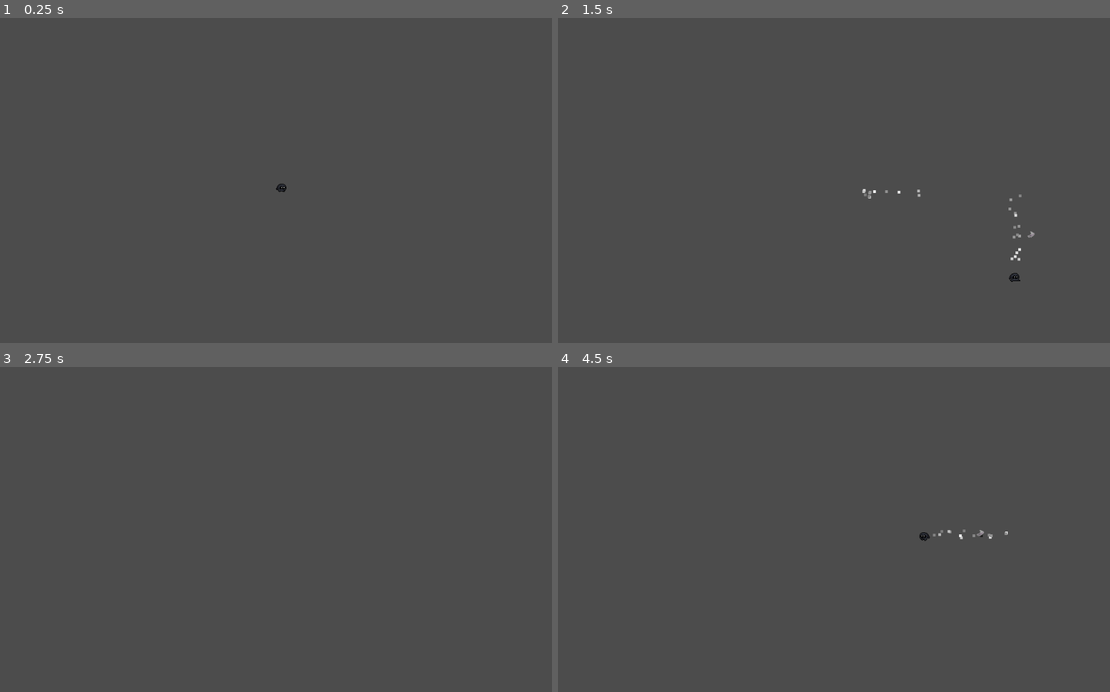
Above: before the commit, frames 1-4 (two rows, left to right).
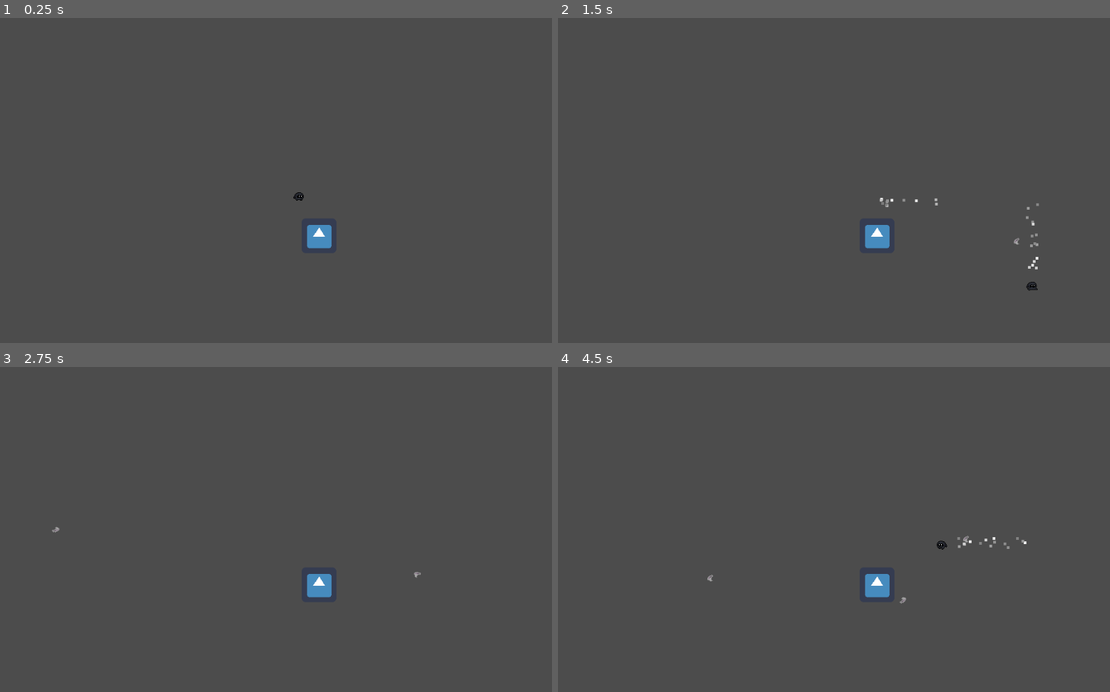
Above: after the commit, the same moments.

Repository: farbest/hatGame
Game: Godot game, scene res://TestScene.tscn
The game is run twice, just before and just after one commit, with the same random seed, the same clock (stepped at 60 frames per second) and the same inputs. The engine's default icon, where the game draws it, is replaced by a stand-in: a white triangle on a blue panel in a dark square.
Inputs (mouse positions are in pixels of both pictures, inside the frame that each line leads up to):
- Up to frame 1 (0.25 s): no input
- Up to frame 2 (1.5 s): move the mouse to (955, 164) at 0.52 s; hold Right (ui_right) 0.53-1.28 s; tap Space (dash) at 0.6, 1.35 s; click (955, 164) at 0.67 s; move the mouse to (718, 196) at 1.27 s; hold Down (ui_down) from 1.28 s (still down); click (718, 196) at 1.42 s
- Up to frame 3 (2.75 s): move the mouse to (331, 458) at 2.02 s; release Down (ui_down) at 2.03 s; hold Right (ui_right) from 2.03 s (still down); tap Space (dash) at 2.1 s; click (331, 458) at 2.17 s
- Up to frame 4 (4.5 s): move the mouse to (806, 594) at 2.77 s; release Right (ui_right) at 2.78 s; hold Up (ui_up) 2.78-3.53 s; tap Space (dash) at 2.85, 3.6, 4.35 s; click (806, 594) at 2.92 s; tap Enter at 3.5 s; move the mouse to (999, 578) at 3.52 s; hold Left (ui_left) from 3.53 s (still down); click (999, 578) at 3.67 s; move the mouse to (662, 480) at 4.27 s; click (662, 480) at 4.42 s

The runs differ from the first frame. In frame 1, 0.4% of the frame differs, in the area x 50-61%, y 51-71%; in frame 2, 0.7%, in the area x 55-88%, y 52-84%; in frame 3, 0.4%; in frame 4, 0.6%.
Error after the commit: Invalid get index 'area_shape_entered' (on base: 'Area2D'). (res://PlayerRelated/knife/Knife.gd:11)

Commit message:
Pre godot update

Diff:
--- a/Ennemies/BaseEnnemy/BaseEnnemyPreset.tscn
+++ b/Ennemies/BaseEnnemy/BaseEnnemyPreset.tscn
@@ -1,8 +1,10 @@
-[gd_scene load_steps=2 format=2]
+[gd_scene load_steps=3 format=2]
 
 [sub_resource type="CapsuleShape2D" id=1]
 
-[node name="KinematicBody2D" type="KinematicBody2D"]
+[sub_resource type="CapsuleShape2D" id=2]
+
+[node name="BaseEnnemyKbody" type="KinematicBody2D"]
 
 [node name="Hitbox" type="Area2D" parent="."]
 collision_layer = 4
@@ -12,7 +14,6 @@
 shape = SubResource( 1 )
 
 [node name="HurtBox" type="Area2D" parent="."]
-visible = false
 
 [node name="HurtboxShape" type="CollisionShape2D" parent="HurtBox"]
-visible = false
+shape = SubResource( 2 )
--- a/Ennemies/TestEnnemy.tscn
+++ b/Ennemies/TestEnnemy.tscn
@@ -1,7 +1,12 @@
-[gd_scene load_steps=2 format=2]
+[gd_scene load_steps=3 format=2]
 
 [ext_resource path="res://Ennemies/BaseEnnemy/BaseEnnemyPreset.tscn" type="PackedScene" id=1]
+[ext_resource path="res://icon.png" type="Texture" id=2]
 
 [node name="Node2D" type="Node2D"]
 
 [node name="KinematicBody2D" parent="." instance=ExtResource( 1 )]
+position = Vector2( 2, 4 )
+
+[node name="Sprite" type="Sprite" parent="."]
+texture = ExtResource( 2 )
--- /dev/null
+++ b/PlayerRelated/Player.tscn
@@ -0,0 +1,142 @@
+[gd_scene load_steps=16 format=2]
+
+[ext_resource path="res://PlayerRelated/Player/Scripts/PlayerMovement.gd" type="Script" id=1]
+[ext_resource path="res://PlayerRelated/Player/Sprites/player.png" type="Texture" id=2]
+
+[sub_resource type="CircleShape2D" id=2]
+
+[sub_resource type="Gradient" id=4]
+offsets = PoolRealArray( 0, 0.0350877, 0.570175, 1 )
+colors = PoolColorArray( 0, 0, 0, 1, 0.482456, 0.482456, 0.482456, 1, 0.60008, 0.60008, 0.60008, 1, 1, 1, 1, 1 )
+
+[sub_resource type="GradientTexture" id=5]
+gradient = SubResource( 4 )
+
+[sub_resource type="ParticlesMaterial" id=3]
+lifetime_randomness = 0.4
+emission_shape = 1
+emission_sphere_radius = 9.53
+flag_disable_z = true
+gravity = Vector3( 0, 40, 0 )
+orbit_velocity = 0.0
+orbit_velocity_random = 0.0
+scale = 5.0
+color_initial_ramp = SubResource( 5 )
+
+[sub_resource type="Animation" id=6]
+length = 0.001
+tracks/0/type = "value"
+tracks/0/path = NodePath("Sprite:frame")
+tracks/0/interp = 1
+tracks/0/loop_wrap = true
+tracks/0/imported = false
+tracks/0/enabled = true
+tracks/0/keys = {
+"times": PoolRealArray(  ),
+"transitions": PoolRealArray(  ),
+"update": 0,
+"values": [  ]
+}
+
+[sub_resource type="Animation" id=7]
+resource_name = "idle"
+length = 0.6
+loop = true
+tracks/0/type = "value"
+tracks/0/path = NodePath("Sprite:frame")
+tracks/0/interp = 1
+tracks/0/loop_wrap = true
+tracks/0/imported = false
+tracks/0/enabled = true
+tracks/0/keys = {
+"times": PoolRealArray( 0, 0.1, 0.2, 0.3, 0.4, 0.5 ),
+"transitions": PoolRealArray( 1, 1, 1, 1, 1, 1 ),
+"update": 1,
+"values": [ 0, 1, 2, 3, 4, 4 ]
+}
+
+[sub_resource type="Animation" id=8]
+resource_name = "run"
+length = 0.8
+loop = true
+tracks/0/type = "value"
+tracks/0/path = NodePath("Sprite:frame")
+tracks/0/interp = 1
+tracks/0/loop_wrap = true
+tracks/0/imported = false
+tracks/0/enabled = true
+tracks/0/keys = {
+"times": PoolRealArray( 0, 0.1, 0.2, 0.3, 0.4, 0.5, 0.6, 0.7 ),
+"transitions": PoolRealArray( 1, 1, 1, 1, 1, 1, 1, 1 ),
+"update": 1,
+"values": [ 8, 9, 10, 11, 12, 13, 14, 15 ]
+}
+
+[sub_resource type="AnimationNodeAnimation" id=14]
+animation = "idle"
+
+[sub_resource type="AnimationNodeAnimation" id=15]
+animation = "run"
+
+[sub_resource type="AnimationNodeStateMachineTransition" id=16]
+
+[sub_resource type="AnimationNodeStateMachineTransition" id=17]
+
+[sub_resource type="AnimationNodeStateMachine" id=12]
+states/idle/node = SubResource( 14 )
+states/idle/position = Vector2( 321.667, 69.6667 )
+states/run/node = SubResource( 15 )
+states/run/position = Vector2( 545.667, 69.6667 )
+transitions = [ "idle", "run", SubResource( 16 ), "run", "idle", SubResource( 17 ) ]
+start_node = "idle"
+
+[sub_resource type="AnimationNodeStateMachinePlayback" id=13]
+
+[node name="Node2D" type="Node2D"]
+position = Vector2( 527, 305 )
+
+[node name="Player" type="KinematicBody2D" parent="."]
+collision_layer = 3
+collision_mask = 0
+script = ExtResource( 1 )
+
+[node name="PlayerPosition" type="Position2D" parent="Player"]
+position = Vector2( 0, 2 )
+
+[node name="PlayerHitbox" type="Area2D" parent="Player"]
+collision_layer = 2
+collision_mask = 2
+
+[node name="PlayerCollision" type="CollisionShape2D" parent="Player/PlayerHitbox"]
+position = Vector2( -1, 7 )
+shape = SubResource( 2 )
+
+[node name="DashParticles" type="Particles2D" parent="Player"]
+position = Vector2( 0, 3 )
+z_index = -1
+emitting = false
+amount = 150
+preprocess = 70.59
+local_coords = false
+process_material = SubResource( 3 )
+
+[node name="KnifeReload" type="Timer" parent="Player"]
+wait_time = 0.5
+one_shot = true
+
+[node name="AnimationPlayer" type="AnimationPlayer" parent="Player"]
+anims/RESET = SubResource( 6 )
+anims/idle = SubResource( 7 )
+anims/run = SubResource( 8 )
+
+[node name="AnimationTree" type="AnimationTree" parent="Player"]
+tree_root = SubResource( 12 )
+anim_player = NodePath("../AnimationPlayer")
+active = true
+parameters/playback = SubResource( 13 )
+
+[node name="Sprite" type="Sprite" parent="Player"]
+texture = ExtResource( 2 )
+hframes = 8
+vframes = 2
+frame = 3
--- a/PlayerRelated/Player/Scripts/PlayerMovement.gd
+++ b/PlayerRelated/Player/Scripts/PlayerMovement.gd
@@ -82,10 +82,13 @@
 
 func player_shooting():
 	if Input.is_mouse_button_pressed(BUTTON_LEFT) and knifeReloadTimer.is_stopped():
+
 		var knife = knifeScene.instance()
+		get_tree().root.add_child(knife)
+
 		knife.position = playerPosition.global_position
 		knife.look_at(get_global_mouse_position())
-		get_tree().root.add_child(knife)
+
 		knifeReloadTimer.start()
 
 
--- a/PlayerRelated/knife/Knife.gd
+++ b/PlayerRelated/knife/Knife.gd
@@ -5,8 +5,15 @@
 
 export (int)var damage = 1
 
+onready var hitbox = $Hitbox
+
+func _ready():
+	hitbox.area_shape_entered.connect("test")
 
 func _physics_process(_delta):
 	var angle = get_global_transform().get_rotation()
 	velocity = Vector2(cos(angle), sin(angle))
 	velocity = move_and_collide(velocity*speed)
+
+func test():
+	print()
--- a/PlayerRelated/knife/Knife.tscn
+++ b/PlayerRelated/knife/Knife.tscn
@@ -48,7 +48,7 @@
 [node name="AnimatedSprite" type="AnimatedSprite" parent="."]
 physics_interpolation_mode = 1
 frames = SubResource( 6 )
-frame = 3
+frame = 2
 playing = true
 
 [node name="Hitbox" type="Area2D" parent="."]
--- a/TestScene.tscn
+++ b/TestScene.tscn
@@ -1,142 +1,13 @@
-[gd_scene load_steps=16 format=2]
+[gd_scene load_steps=3 format=2]
 
-[ext_resource path="res://PlayerRelated/Player/Scripts/PlayerMovement.gd" type="Script" id=1]
-[ext_resource path="res://PlayerRelated/Player/Sprites/player.png" type="Texture" id=2]
-
-[sub_resource type="CircleShape2D" id=2]
-
-[sub_resource type="Gradient" id=4]
-offsets = PoolRealArray( 0, 0.0350877, 0.570175, 1 )
-colors = PoolColorArray( 0, 0, 0, 1, 0.482456, 0.482456, 0.482456, 1, 0.60008, 0.60008, 0.60008, 1, 1, 1, 1, 1 )
-
-[sub_resource type="GradientTexture" id=5]
-gradient = SubResource( 4 )
-
-[sub_resource type="ParticlesMaterial" id=3]
-lifetime_randomness = 0.4
-emission_shape = 1
-emission_sphere_radius = 9.53
-flag_disable_z = true
-gravity = Vector3( 0, 40, 0 )
-orbit_velocity = 0.0
-orbit_velocity_random = 0.0
-scale = 5.0
-color_initial_ramp = SubResource( 5 )
-
-[sub_resource type="Animation" id=6]
-length = 0.001
-tracks/0/type = "value"
-tracks/0/path = NodePath("Sprite:frame")
-tracks/0/interp = 1
-tracks/0/loop_wrap = true
-tracks/0/imported = false
-tracks/0/enabled = true
-tracks/0/keys = {
-"times": PoolRealArray(  ),
-"transitions": PoolRealArray(  ),
-"update": 0,
-"values": [  ]
-}
-
-[sub_resource type="Animation" id=7]
-resource_name = "idle"
-length = 0.6
-loop = true
-tracks/0/type = "value"
-tracks/0/path = NodePath("Sprite:frame")
-tracks/0/interp = 1
-tracks/0/loop_wrap = true
-tracks/0/imported = false
-tracks/0/enabled = true
-tracks/0/keys = {
-"times": PoolRealArray( 0, 0.1, 0.2, 0.3, 0.4, 0.5 ),
-"transitions": PoolRealArray( 1, 1, 1, 1, 1, 1 ),
-"update": 1,
-"values": [ 0, 1, 2, 3, 4, 4 ]
-}
-
-[sub_resource type="Animation" id=8]
-resource_name = "run"
-length = 0.8
-loop = true
-tracks/0/type = "value"
-tracks/0/path = NodePath("Sprite:frame")
-tracks/0/interp = 1
-tracks/0/loop_wrap = true
-tracks/0/imported = false
-tracks/0/enabled = true
-tracks/0/keys = {
-"times": PoolRealArray( 0, 0.1, 0.2, 0.3, 0.4, 0.5, 0.6, 0.7 ),
-"transitions": PoolRealArray( 1, 1, 1, 1, 1, 1, 1, 1 ),
-"update": 1,
-"values": [ 8, 9, 10, 11, 12, 13, 14, 15 ]
-}
-
-[sub_resource type="AnimationNodeAnimation" id=14]
-animation = "idle"
-
-[sub_resource type="AnimationNodeAnimation" id=15]
-animation = "run"
-
-[sub_resource type="AnimationNodeStateMachineTransition" id=16]
-
-[sub_resource type="AnimationNodeStateMachineTransition" id=17]
-
-[sub_resource type="AnimationNodeStateMachine" id=12]
-states/idle/node = SubResource( 14 )
-states/idle/position = Vector2( 321.667, 69.6667 )
-states/run/node = SubResource( 15 )
-states/run/position = Vector2( 545.667, 69.6667 )
-transitions = [ "idle", "run", SubResource( 16 ), "run", "idle", SubResource( 17 ) ]
-start_node = "idle"
-
-[sub_resource type="AnimationNodeStateMachinePlayback" id=13]
+[ext_resource path="res://PlayerRelated/Player.tscn" type="PackedScene" id=1]
+[ext_resource path="res://Ennemies/TestEnnemy.tscn" type="PackedScene" id=2]
 
 [node name="Node2D" type="Node2D"]
 position = Vector2( 527, 305 )
 
-[node name="Player" type="KinematicBody2D" parent="."]
-collision_layer = 3
-collision_mask = 0
-script = ExtResource( 1 )
+[node name="Node2D" parent="." instance=ExtResource( 1 )]
+position = Vector2( 32, 16 )
 
-[node name="PlayerPosition" type="Position2D" parent="Player"]
-position = Vector2( 0, 2 )
-
-[node name="PlayerHitbox" type="Area2D" parent="Player"]
-collision_layer = 2
-collision_mask = 2
-
-[node name="PlayerCollision" type="CollisionShape2D" parent="Player/PlayerHitbox"]
-position = Vector2( -1, 7 )
-shape = SubResource( 2 )
-
-[node name="DashParticles" type="Particles2D" parent="Player"]
-position = Vector2( 0, 3 )
-z_index = -1
-emitting = false
-amount = 150
-preprocess = 70.59
-local_coords = false
-process_material = SubResource( 3 )
-
-[node name="KnifeReload" type="Timer" parent="Player"]
-wait_time = 0.5
-one_shot = true
-
-[node name="Sprite" type="Sprite" parent="Player"]
-texture = ExtResource( 2 )
-hframes = 8
-vframes = 2
-frame = 3
-
-[node name="AnimationPlayer" type="AnimationPlayer" parent="Player"]
-anims/RESET = SubResource( 6 )
-anims/idle = SubResource( 7 )
-anims/run = SubResource( 8 )
-
-[node name="AnimationTree" type="AnimationTree" parent="Player"]
-tree_root = SubResource( 12 )
-anim_player = NodePath("../AnimationPlayer")
-active = true
-parameters/playback = SubResource( 13 )
+[node name="KinematicBody2D" parent="." instance=ExtResource( 2 )]
+position = Vector2( 68, 97 )
